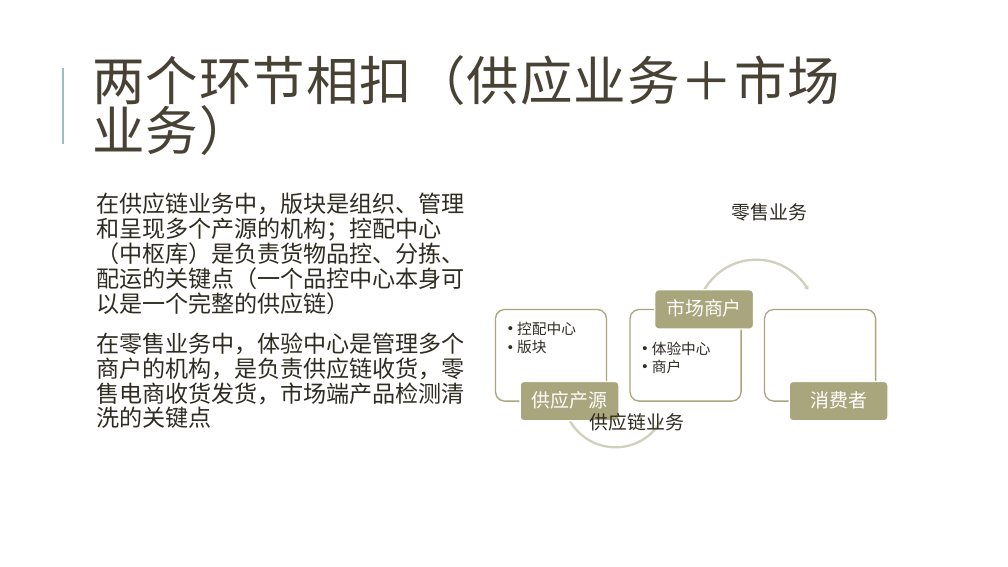
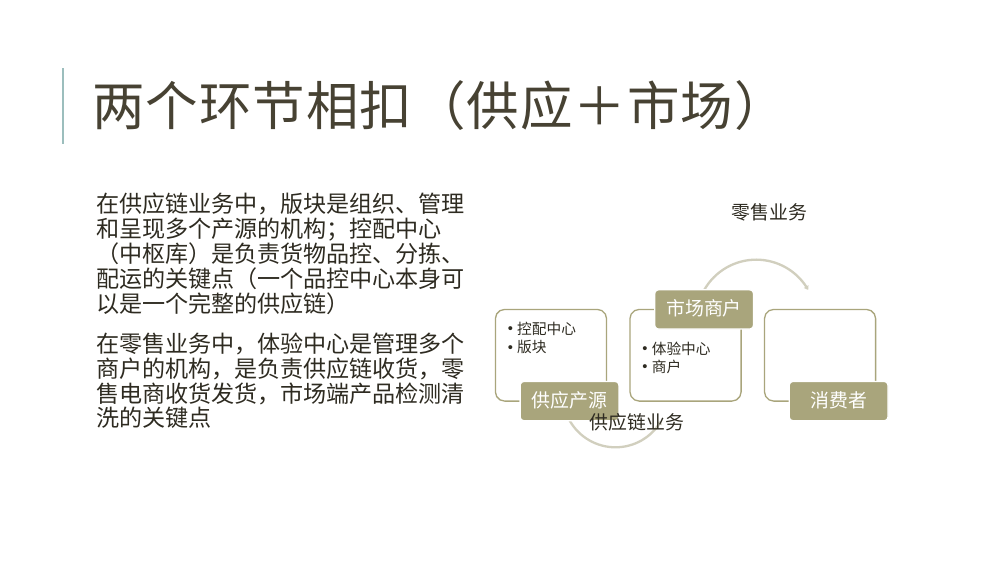
Before and after one commit to jzgi/chainsmart, a slide deck: slide 8 of Docs/品链供销平台.pptx. Drawn at 1008x567 pixels with LibreOffice and Linux fonts; fonts in the diff are those of the drawing. Boxes give left, top, right and bottom in pixels: in the first picture for what was removed or moved away, otherwise in the second. Text is boxed around its words. In the diff, an @@ line names an element or a change of style, - is before the commit and + after.

```diff
--- a/Docs/品链供销平台.pptx
+++ b/Docs/品链供销平台.pptx
@@ title at box(92, 80, 787, 130): text changed @@
-两个环节相扣（供应业务＋市场业务）
+两个环节相扣（供应＋市场）
```
Also in this commit, not shown: 1 slide added, 14 other files.
